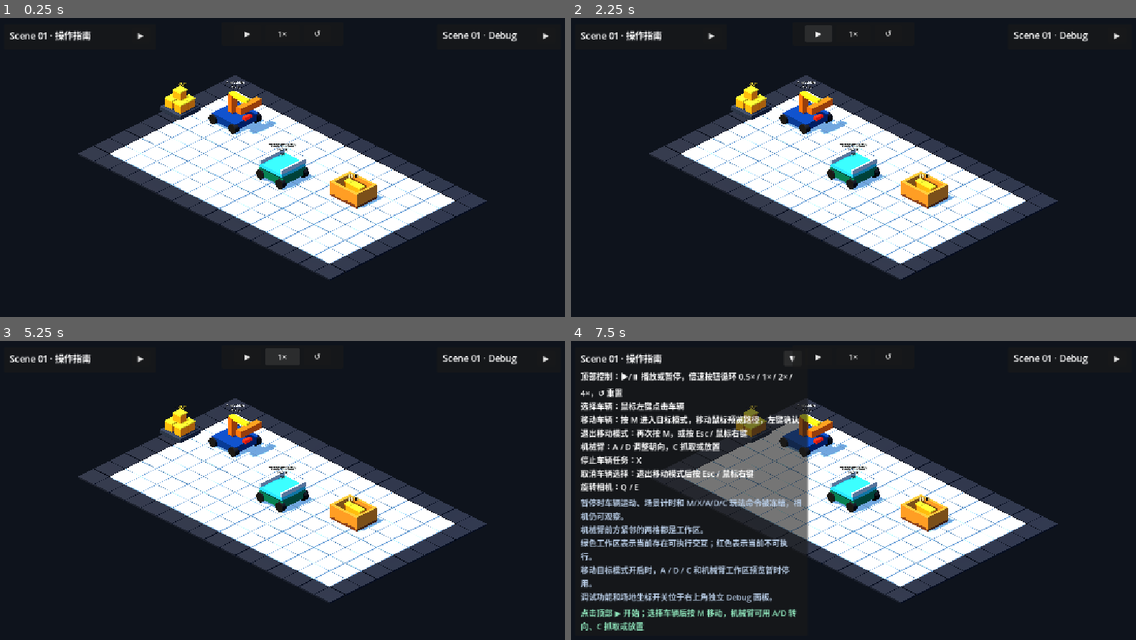
Above: before the commit, frames 1-4 (two rows, left to right).
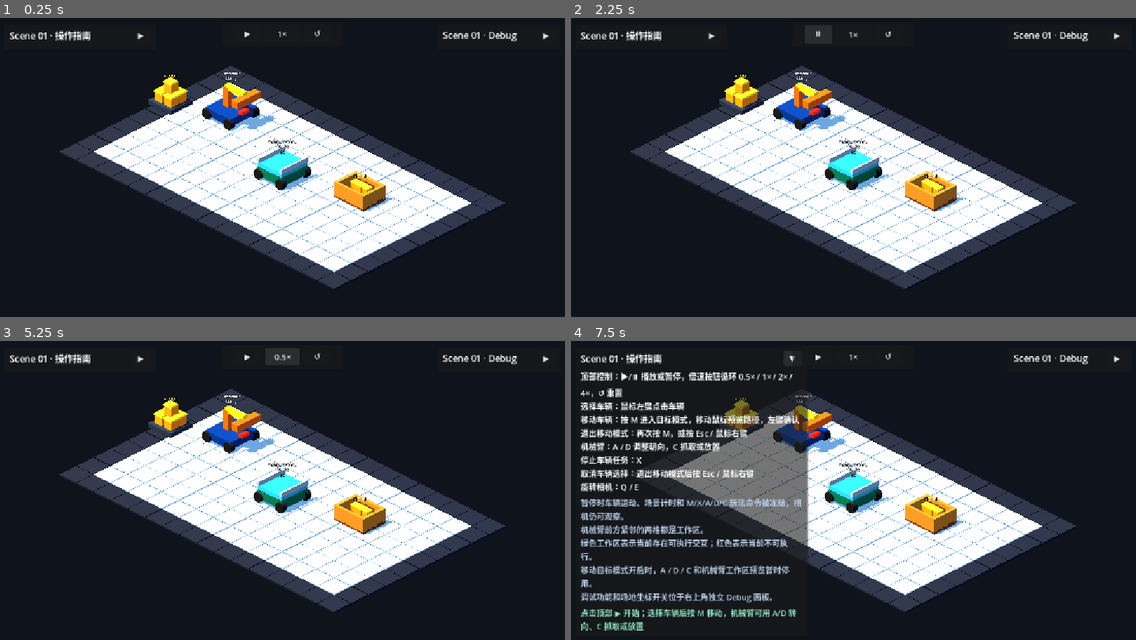
Above: after the commit, the same moments.

Repository: Ri0n72Y/automata
Game: Godot game, scene res://scenes/scene_01/scene_01_basic_packing.tscn
The game is run twice, just before and just after one commit, with the same random seed, the same clock (stepped at 60 frames per second) and the same inputs.
Inputs:
- Up to frame 1 (0.25 s): no input
- Up to frame 2 (2.25 s): click "▶" at 0.5 s; click "▼" at 1.25 s; click "▶" at 2 s
- Up to frame 3 (5.25 s): click "▶" (after the commit: "⏸") at 2.75 s; click "1×" at 3.5 s; click "1×" (after the commit: "2×") at 4.25 s; click "1×" (after the commit: "4×") at 5 s
- Up to frame 4 (7.5 s): click "1×" (after the commit: "0.5×") at 5.75 s; click "↺" at 6.5 s; click "▶" at 7.25 s

The runs differ from the first frame. In frame 1, 12% of the frame differs, in the area x 10-90%, y 16-91%; in frame 2, 12%, in the area x 10-90%, y 4-91%; in frame 3, 12%; in frame 4, 10%.
Error before the commit: Parse Error: Function "_set_legacy_running_state()" not found in base self. (res://scripts/scene_01/scene_01_lifecycle_controller.gd:100)

Commit message:
[codex]refactor(scene-01): make legacy running state read only

Diff:
--- a/scripts/scene_01/scene_01_controller.gd
+++ b/scripts/scene_01/scene_01_controller.gd
@@ -36,7 +36,10 @@
 var target_box_count: int = 8
 var timer: float = 0.0
 var automation_rate: float = 0.0
-var is_running: bool = false
+var _legacy_is_running: bool = false
+var is_running: bool:
+	get:
+		return _legacy_is_running
 
 var _initial_grid_root_transform: Transform3D = Transform3D.IDENTITY
 var _preview_offset_enabled: bool = false
@@ -60,7 +63,7 @@
 
 
 func _process(delta: float) -> void:
-	if is_running:
+	if _legacy_is_running:
 		timer += delta
 
 
@@ -224,11 +227,11 @@
 
 
 func run_scene() -> void:
-	is_running = true
+	_set_legacy_running_state(true)
 
 
 func pause_scene() -> void:
-	is_running = false
+	_set_legacy_running_state(false)
 
 
 func reset_scene() -> void:
@@ -236,7 +239,7 @@
 
 
 func reset_scene_state() -> void:
-	is_running = false
+	_set_legacy_running_state(false)
 	timer = 0.0
 	target_box_count = 8
 	automation_rate = 0.0
@@ -260,6 +263,10 @@
 	else:
 		box_count = 3
 	_refresh_camera_for_grid()
+
+
+func _set_legacy_running_state(value: bool) -> void:
+	_legacy_is_running = value
 
 
 func preview_rotate_grid(direction: int) -> void:
